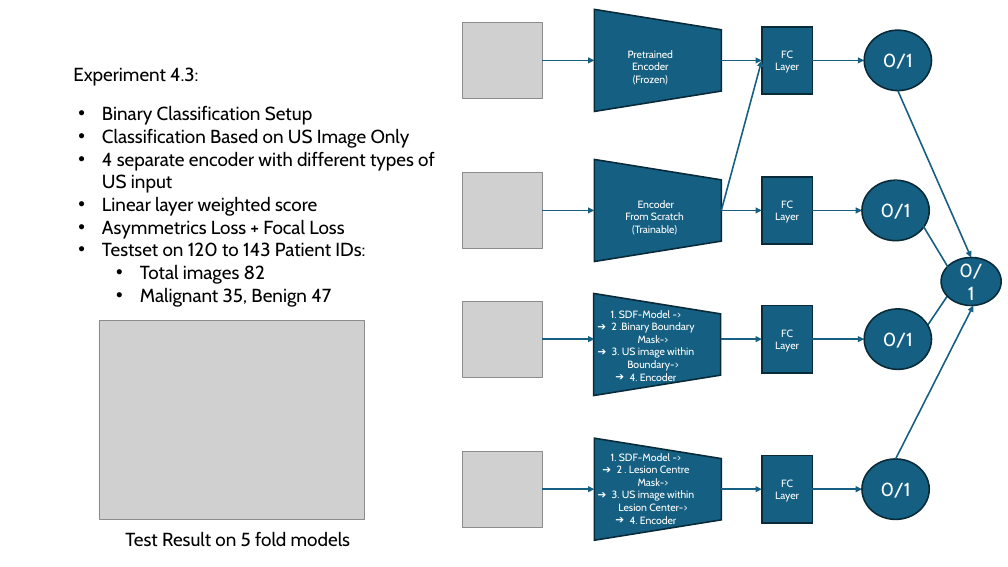
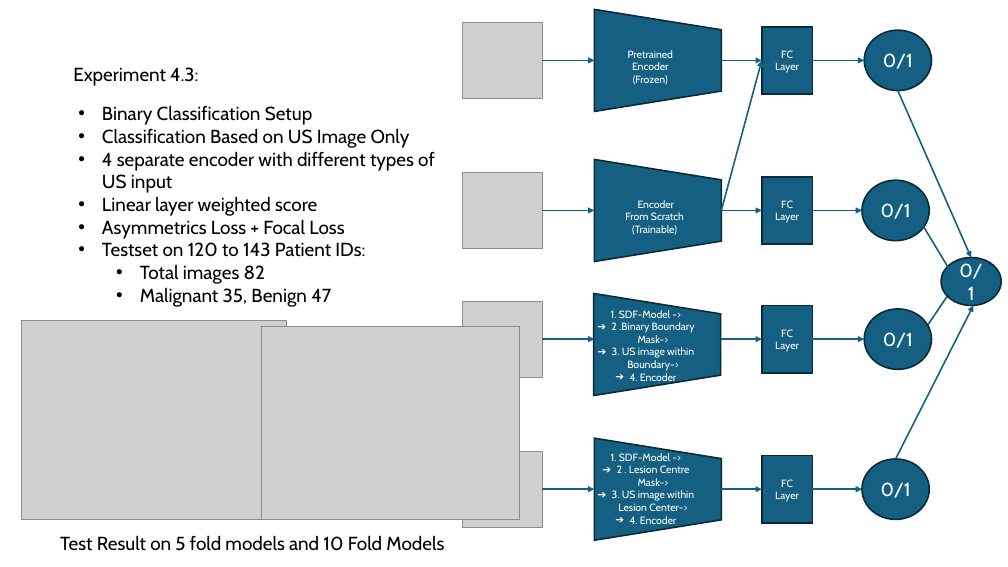
Before and after one commit to Iqbal1282/Washu2_Ovarian_Tumor, a slide deck: slide 10 of meeting_updates/07.07.25.pptx. Drawn at 1008x567 pixels with LibreOffice and Linux fonts; fonts in the diff are those of the drawing; grey boxes stand for pictures. Boxes give left, top, right and bottom in pixels: in the first picture for what was removed or moved away, otherwise in the second. Text is boxed around its words. In the diff, an @@ line names an element or a change of style, - is before the commit and + after.

Commit message:
updated pptx next experiment with the base models

```diff
--- a/meeting_updates/07.07.25.pptx
+++ b/meeting_updates/07.07.25.pptx
@@ picture: place and size @@
-picture at box(99, 321, 364, 520)
+picture at box(21, 321, 286, 520)
@@ picture added at box(262, 326, 520, 520) @@
@@ text at box(60, 535, 444, 551): text changed @@
-Test Result on 5 fold models
+Test Result on 5 fold models and 10 Fold Models
```
Also in this commit, not shown: 11 other files.
